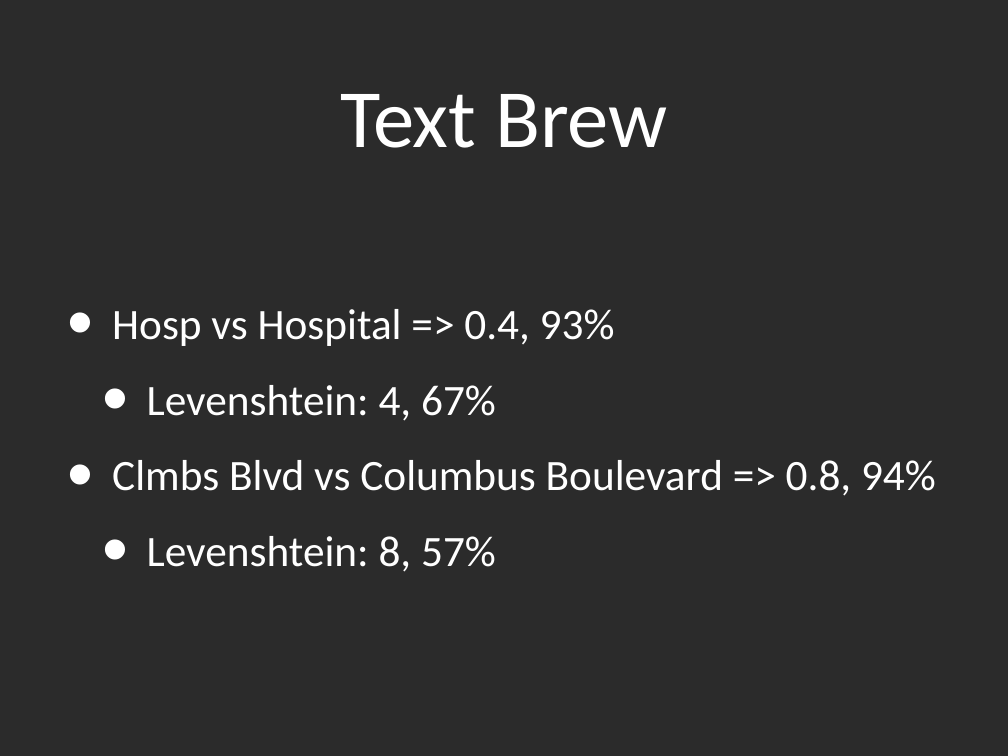
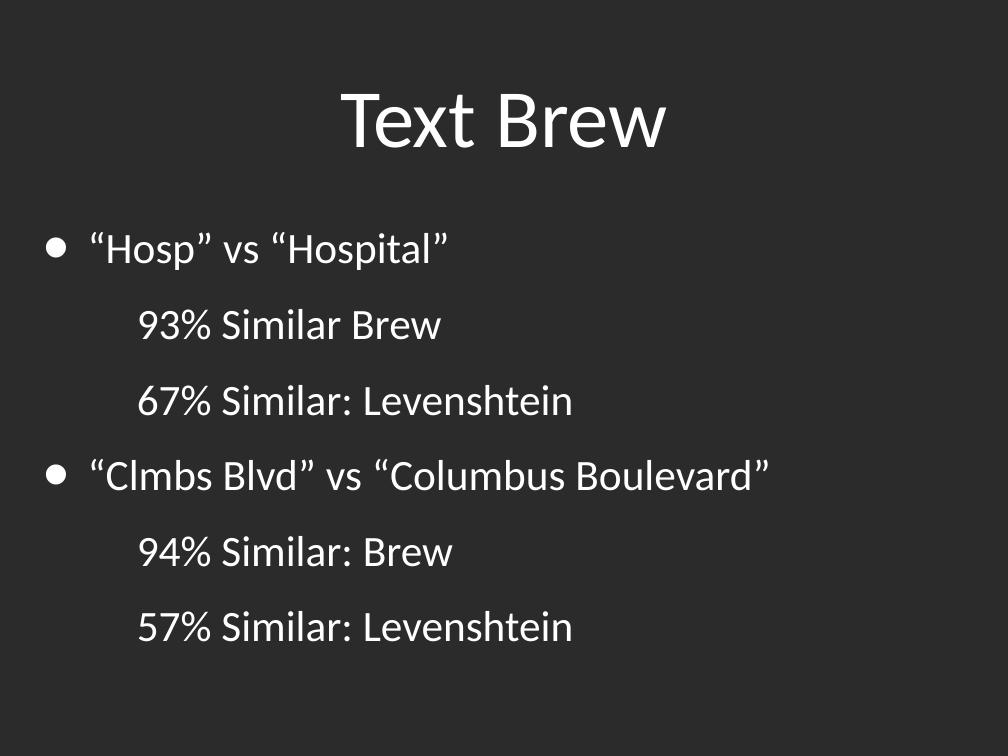
Before and after one commit to kyleburton/fuzzy-string, a slide deck: slide 46 of fuzzy-matching.ppt (slide 38 before the commit). Drawn at 1008x756 pixels with LibreOffice and Linux fonts; fonts in the diff are those of the drawing; background and template pictures are left out; a plain dark background stands for a picture behind light text. Boxes give left, top, right and bottom in pixels: in the first picture for what was removed or moved away, otherwise in the second. Text is boxed around its words. In the diff, an @@ line names an element or a change of style, - is before the commit and + after.

```diff
--- a/fuzzy-matching.ppt
+++ b/fuzzy-matching.ppt
@@ text at box(88, 232, 770, 642): text changed @@
-• Hosp vs Hospital => 0.4, 93%
-  • Levenshtein: 4, 67%
-• Clmbs Blvd vs Columbus Boulevard => 0.8, 94%
-  • Levenshtein: 8, 57%
+• “Hosp” vs “Hospital”
+    93% Similar Brew
+    67% Similar: Levenshtein
+• “Clmbs Blvd” vs “Columbus Boulevard”
+    94% Similar: Brew
+    57% Similar: Levenshtein
```
Also in this commit, not shown: 35 other slides changed, 7 slides added, 2 slides removed, 3 other files.
